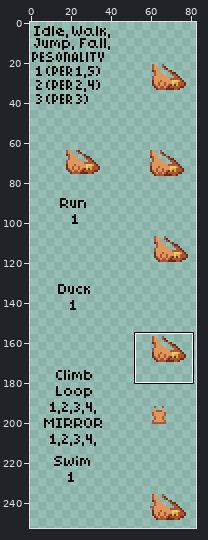
Edited in one commit: sprite sheet (items/armors/protectorate/protectorateshirt/chestf.png). The first picture is a wide view before the edit; the outline marks the close-up.
Close-up. Before the commit:
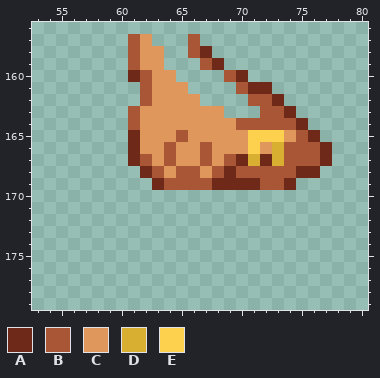
The file is 86x258 pixels. Shown: x 53..80, y 156..179. The wide view leaves out empty margins.
Palette (. is transparent): A #6f2919  B #a85636  C #e0975c  D #d9af31  E #fdd14d
Pixels before, first column x 61:
157 BC...B...........
158 BCC..BA..........
159 BCC...BA.........
160 ABCC....BA.......
161 .BCCC....BAA.....
162 .BCCCC....BBA....
163 BCCCCCCC...BBA...
164 BCCCCCCCCBBBBBA..
165 ACCCBCCCCCEEECBA.
166 ACCBCCBCCCECDBBBA
167 ABCBCCBCBADADBBBA
168 .ABCBBCBABBBBBAA.
169 ..ABBBBAAAABBA...
Once edited:
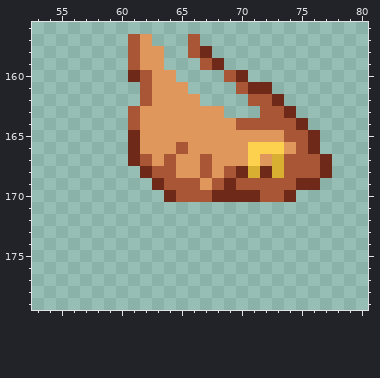
The edit:
The edit adds colour A in row 168 at x 77; in row 169 at x 75 to 76; in row 170 at x 64, 68 to 71 and 74.
Colour B gives way to colour A in row 166 at x 76; in row 168 at x 70 and 72.
The edit adds colour B in row 170 at x 65 to 67 and 72 to 73.
Colour A gives way to colour B in row 168 at x 69 and 75 to 76; in row 169 at x 68, 70 to 71 and 74.
Colour C gives way to colour B in row 165 at x 74; in row 166 at x 65; in row 168 at x 64 and 67.
Colour A gives way to colour C in row 167 at x 70 and 72.
Colour B gives way to colour C in row 165 at x 65; in row 166 at x 64, 67 and 74; in row 167 at x 69; in row 168 at x 65 to 66 and 68; in row 169 at x 67.
Colour E gives way to colour C in row 165 at x 71 to 73.
Colour B gives way to colour D in row 168 at x 71 and 73.
Colour C gives way to colour E in row 166 at x 72.
Colour D gives way to colour E in row 166 at x 73; in row 167 at x 71.
Colour A is gone in row 166 at x 77.
Changed places in both close-ups, as pixel boxes (x1, y1, x2, y2):
changed: (164, 130, 332, 202)
